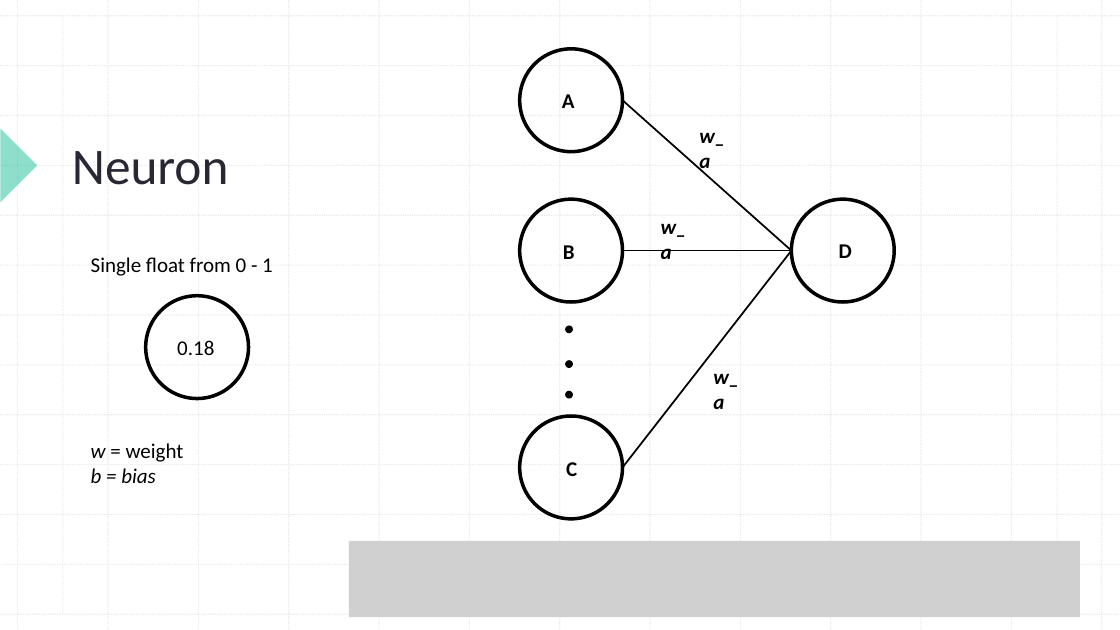
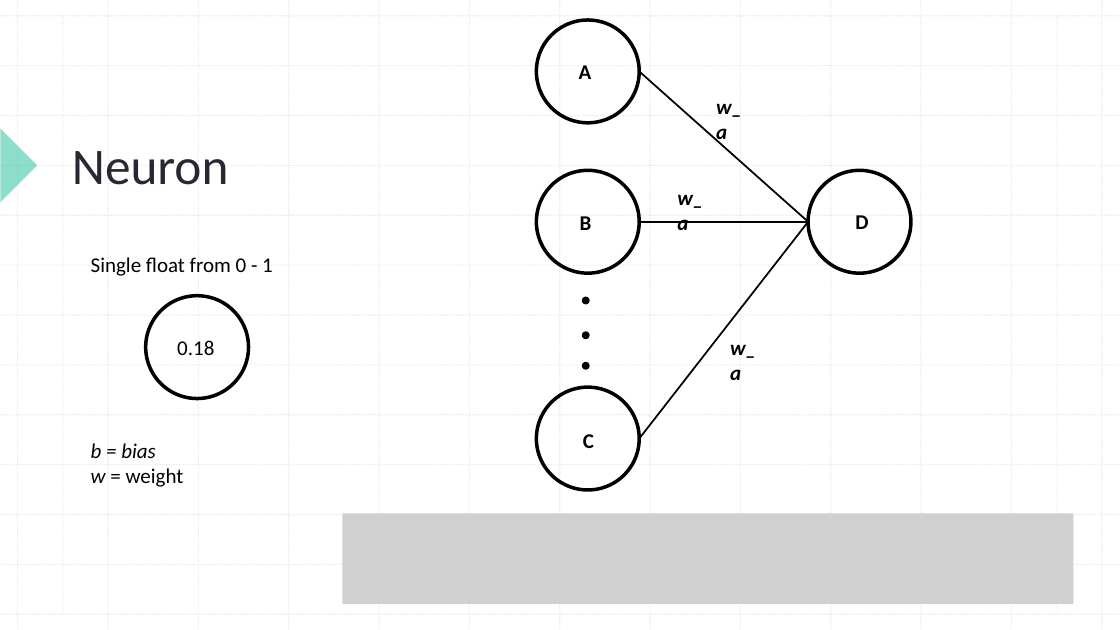
Before and after one commit to carternetty/ece5780, a slide deck: slide 8 of lab3/AI_RTOS.pptx. Drawn at 1120x630 pixels with LibreOffice and Linux fonts; fonts in the diff are those of the drawing; grey boxes stand for pictures. Boxes give left, top, right and bottom in pixels: in the first picture for what was removed or moved away, otherwise in the second. Text is boxed around its words. In the diff, an @@ line names an element or a change of style, - is before the commit and + after.

Commit message:
draft

```diff
--- a/lab3/AI_RTOS.pptx
+++ b/lab3/AI_RTOS.pptx
@@ 7 texts, 7 ellipses, 3 lines: place and size @@
-7 texts, 7 ellipses, 3 lines at box(520, 49, 894, 518)
+7 texts, 7 ellipses, 3 lines at box(537, 20, 911, 490)
@@ text at box(91, 443, 156, 458): paragraph added @@
+b = bias
@@ text at box(91, 468, 156, 483): paragraph removed @@
-b = bias
@@ picture: place and size @@
-picture at box(349, 541, 1080, 618)
+picture at box(343, 513, 1074, 604)
```
Also in this commit, not shown: 2 other slides changed.
